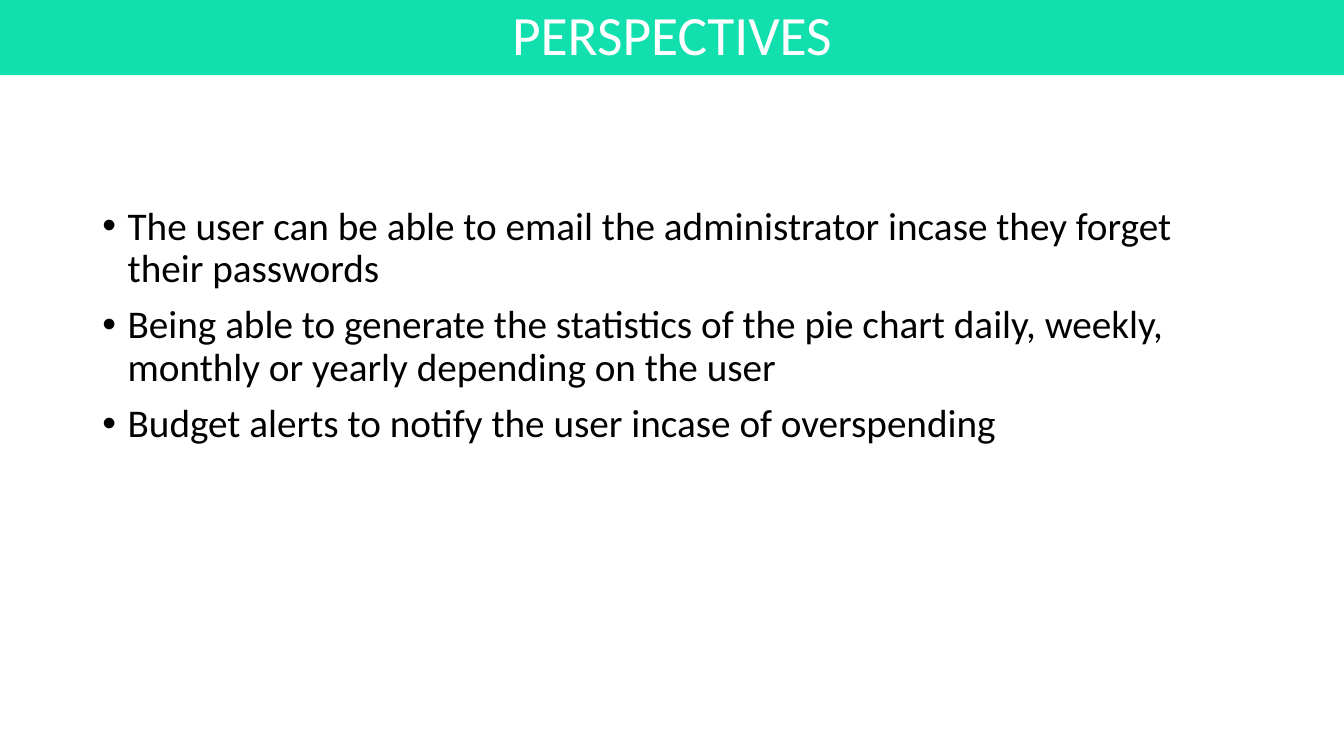
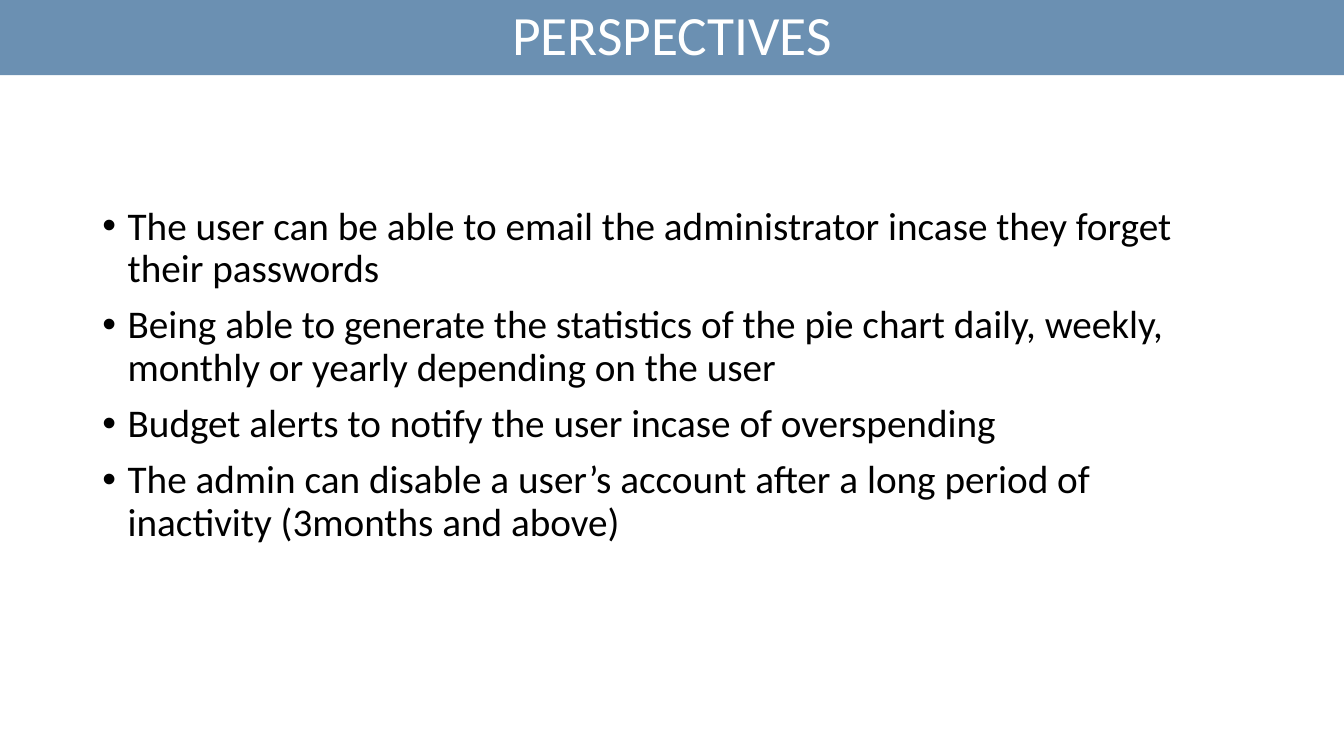
Before and after one commit to kanzuesther/level-2-report-and-diagrams, a slide deck: slide 16 of Presentation1.pptx (slide 15 before the commit). Drawn at 1344x756 pixels with LibreOffice and Linux fonts; fonts in the diff are those of the drawing. Boxes give left, top, right and bottom in pixels: in the first picture for what was removed or moved away, otherwise in the second. Text is boxed around its words. In the diff, an @@ line names an element or a change of style, - is before the commit and + after.

```diff
--- a/Presentation1.pptx
+++ b/Presentation1.pptx
@@ title "PERSPECTIVES" at <box>0,0,1344,75</box>: fill #11DFAE to #6B90B2 @@
@@ text at <box>128,465,1090,543</box>: paragraph added @@
+• The admin can disable a user’s account after a long period of inactivity (3months and above)
```
Also in this commit, not shown: 4 other slides changed, 1 slide added.
